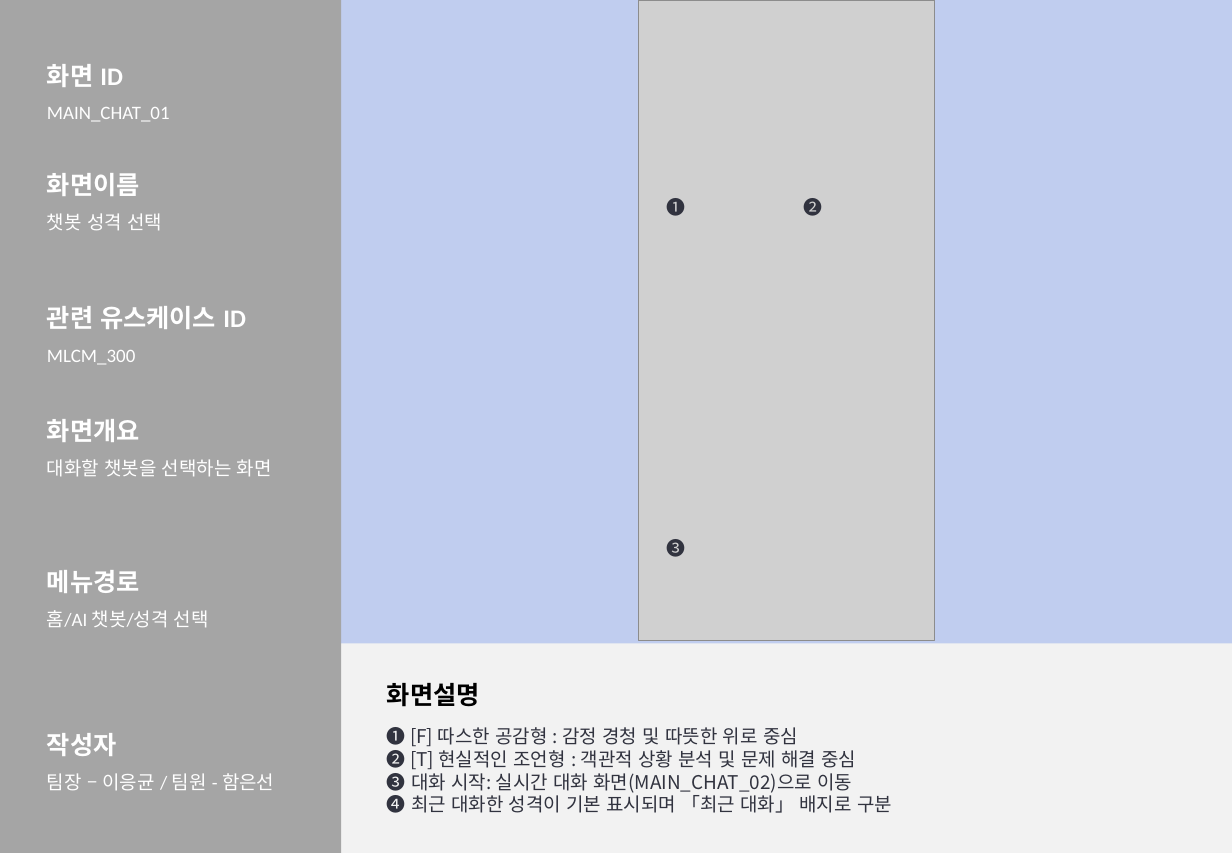
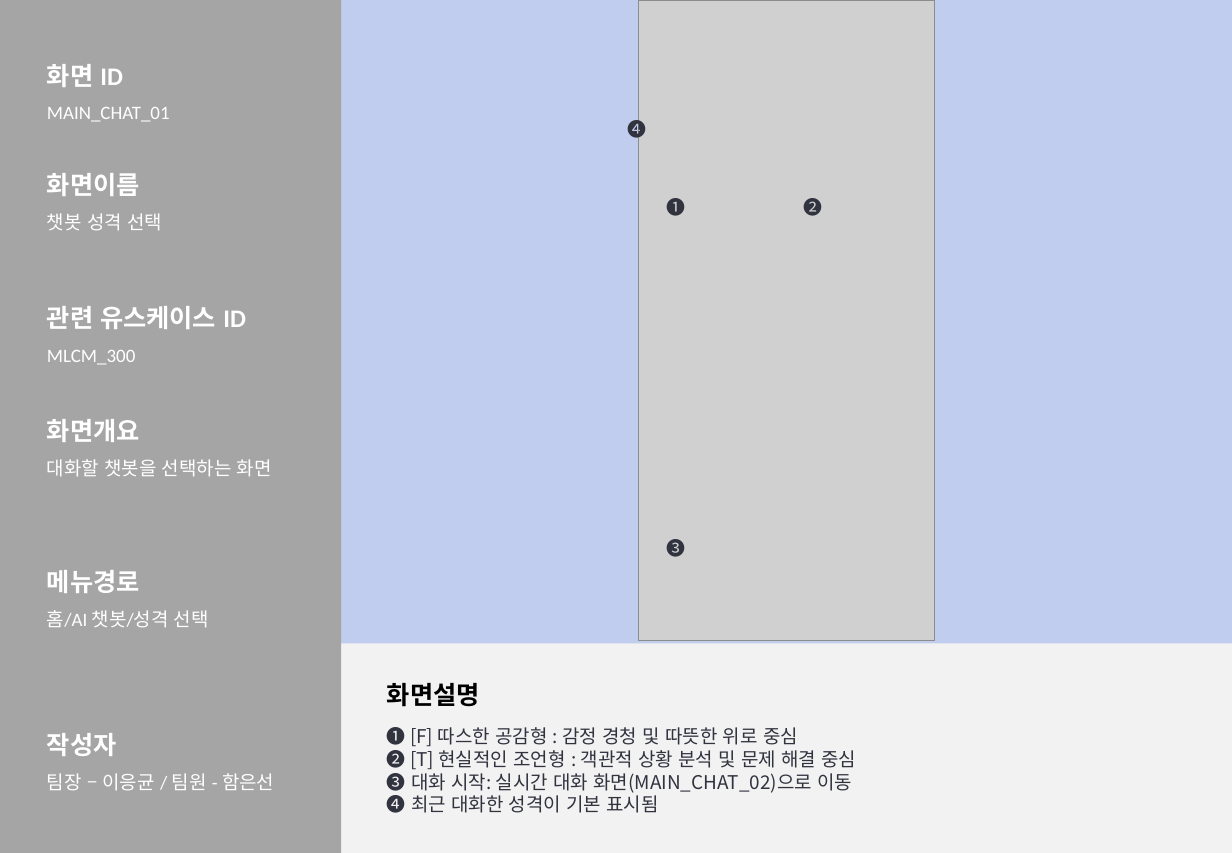
Before and after one commit to 2026-SMHRD-KDT-HealthCare-5/lisn, a slide deck: slide 12 of documents/화면설계서_귀기울임.pptx. Drawn at 1232x853 pixels with LibreOffice and Linux fonts; fonts in the diff are those of the drawing; grey boxes stand for pictures. Boxes give left, top, right and bottom in pixels: in the first picture for what was removed or moved away, otherwise in the second. Text is boxed around its words. In the diff, an @@ line names an element or a change of style, - is before the commit and + after.

```diff
--- a/documents/화면설계서_귀기울임.pptx
+++ b/documents/화면설계서_귀기울임.pptx
@@ text added at [627, 117, 646, 142], 12 pt, text #31333F @@
+❹
@@ text at [387, 792, 658, 813]: text changed @@
-❹ 최근 대화한 성격이 기본 표시되며 「최근 대화」 배지로 구분
+❹ 최근 대화한 성격이 기본 표시됨
```
Also in this commit, not shown: 15 other slides changed, 3 other files.
